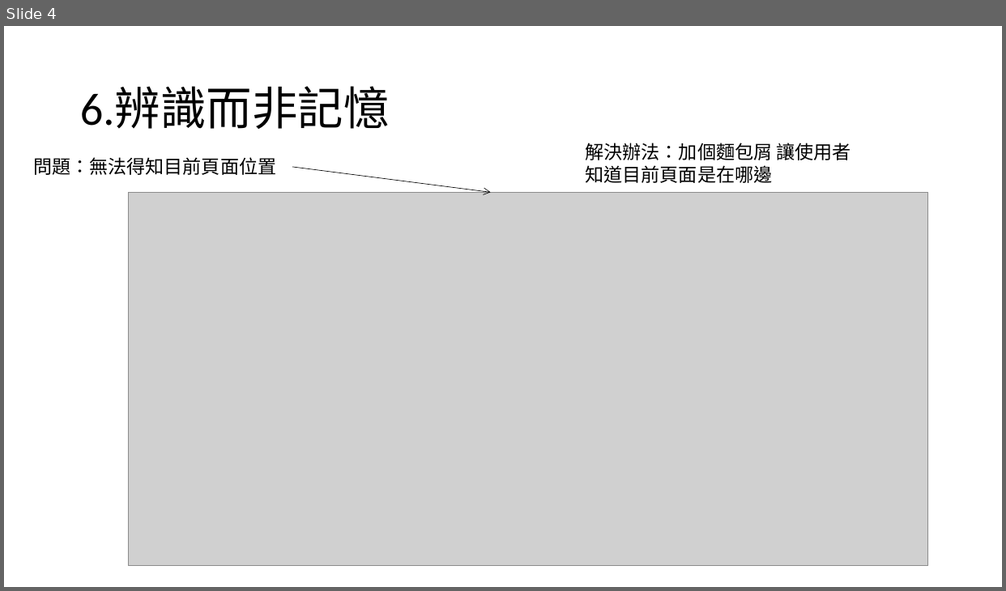
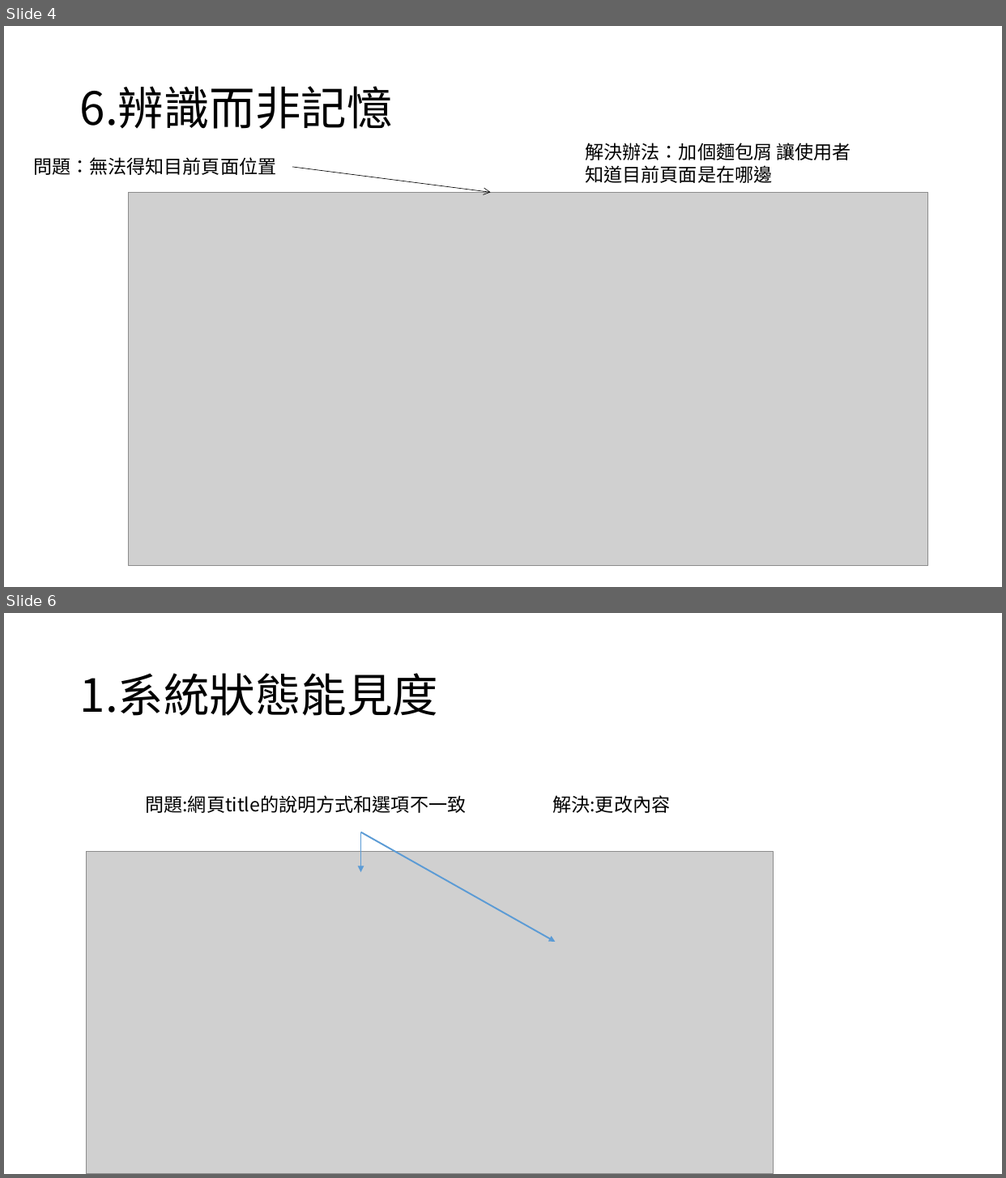
Before and after one commit to 105590015/105590015.github.io, a slide deck: 十大易用性檢討.pptx. Shown one above the other, each under a label of ours: slide 4 before the commit, slides 4 and 6 after it; the slides between them are not shown. The pictures are 1006x591 and 1006x1178 pixels, drawn with LibreOffice and Linux fonts; fonts in the diff are those of the drawing; grey boxes stand for pictures. Boxes give left, top, right and bottom in pixels: in the first picture for what was removed or moved away, otherwise in the second. Text is boxed around its words. In the diff, an @@ line names an element or a change of style, - is before the commit and + after.

```diff
--- a/十大易用性檢討.pptx
+++ b/十大易用性檢討.pptx
@@ slide 6 added at box(4, 613, 1002, 1174), background #FFFFFF @@
@@ title added at box(80, 673, 438, 716), 44 pt, text #000000 @@
+1.系統狀態能見度
@@ text added at box(145, 795, 466, 813), 18 pt, text #000000 @@
+問題:網頁title的說明方式和選項不一致
@@ text added at box(552, 795, 670, 813), 18 pt, text #000000 @@
+解決:更改內容
@@ picture added at box(87, 852, 774, 1174) @@
@@ arrow added from (361, 833) to (361, 872), #5B9BD5 1.5 pt @@
@@ arrow added from (361, 833) to (555, 942), #5B9BD5 1.5 pt @@
@@ slide 4 changed as well @@
@@ title "6.辨識而非記憶" at box(80, 86, 393, 129): font Calibri to Noto Sans CJK SC @@
```
Also in this commit, not shown: 3 other slides changed, 1 other slide added.
